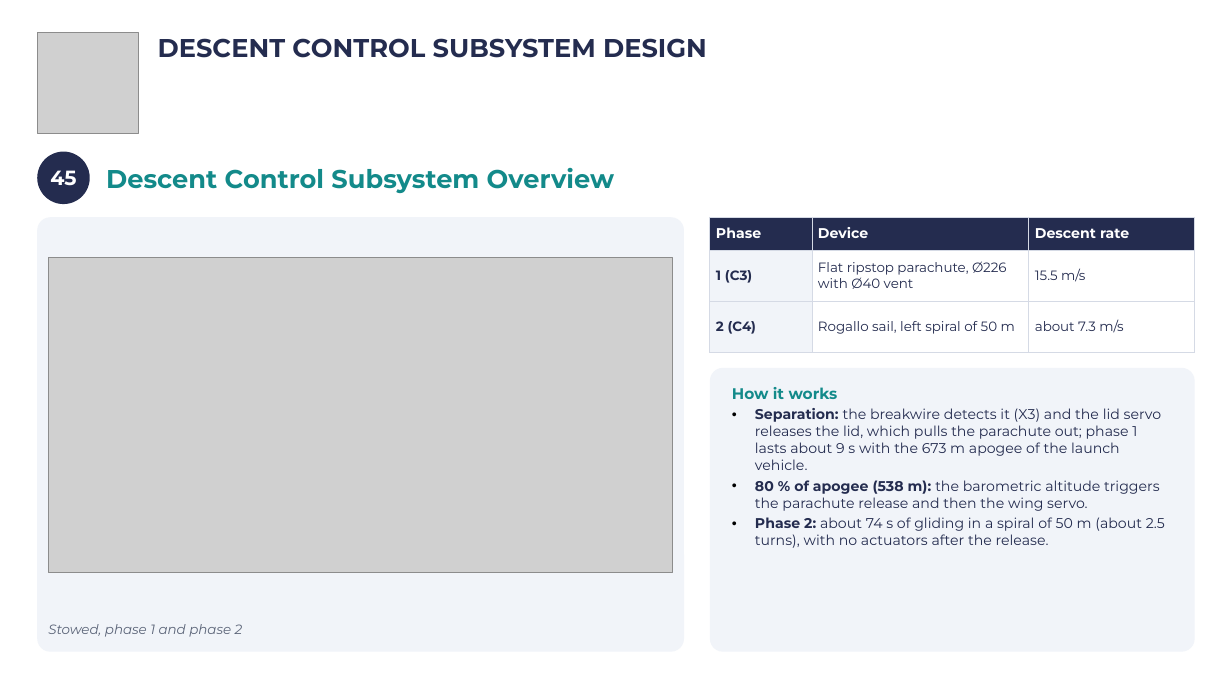
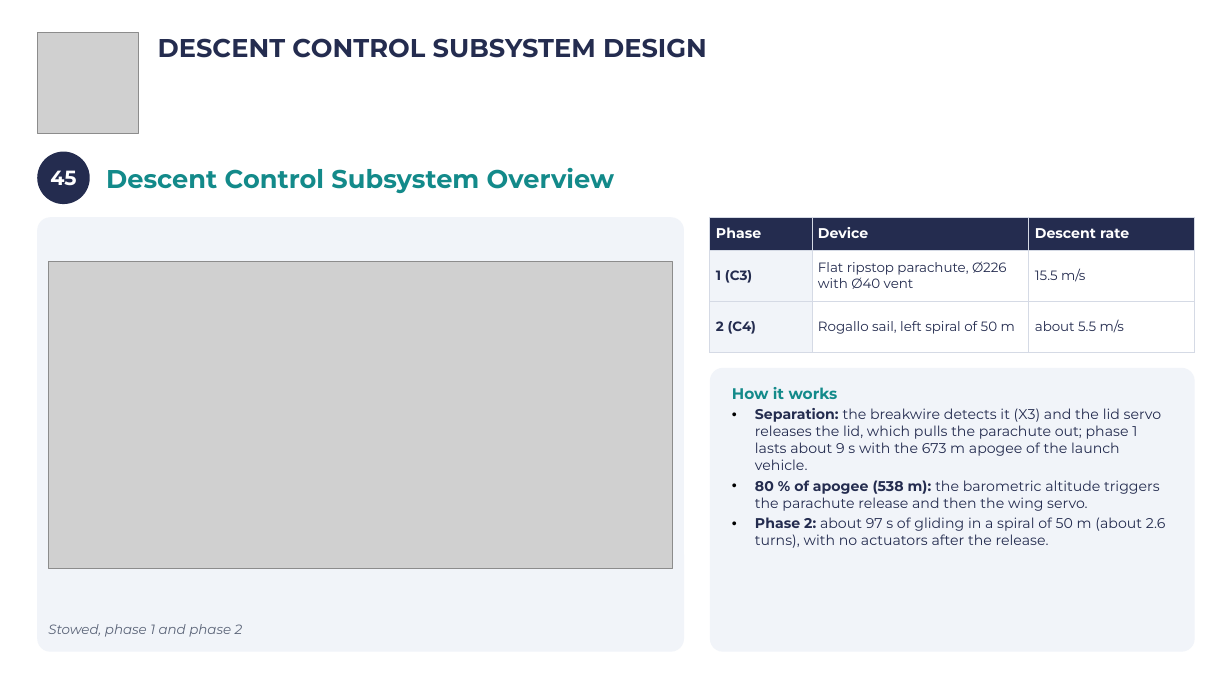
Before and after one commit to Caetano18/proyecto, a slide deck: slide 48 of cansat_pdr/laminas_plantilla/CanSat_PDR_Hermes_V2.pptx. Drawn at 1232x693 pixels with LibreOffice and Linux fonts; fonts in the diff are those of the drawing; grey boxes stand for pictures; background and template pictures are left out. Boxes give left, top, right and bottom in pixels: in the first picture for what was removed or moved away, otherwise in the second. Text is boxed around its words. In the diff, an @@ line names an element or a change of style, - is before the commit and + after.

```diff
--- a/cansat_pdr/laminas_plantilla/CanSat_PDR_Hermes_V2.pptx
+++ b/cansat_pdr/laminas_plantilla/CanSat_PDR_Hermes_V2.pptx
@@ table at <box>710,217,1195,352</box> @@
-row 3, column 3: about 7.3 m/s
+row 3, column 3: about 5.5 m/s
@@ picture: place and size @@
-picture at <box>48,257,673,573</box>
+picture at <box>48,262,673,568</box>
@@ text in rounded rectangle at <box>755,517,1166,548</box>: text changed @@
-• Phase 2: about 74 s of gliding in a spiral of 50 m (about 2.5 turns), with no actuators after the release.
+• Phase 2: about 97 s of gliding in a spiral of 50 m (about 2.6 turns), with no actuators after the release.
```
Also in this commit, not shown: 12 other slides changed, 33 other files.
